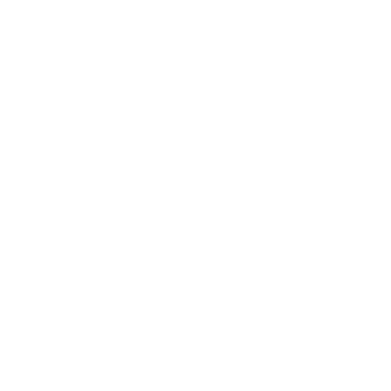
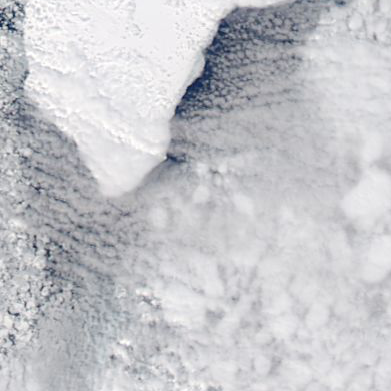
The second 391px x 391px image is a revision of the first. Changes to its layers:
added layer "329_hudson_bay_100km_20130510.aqua.truecolor.250m" above "Background" over [0, 0, 391, 391]
